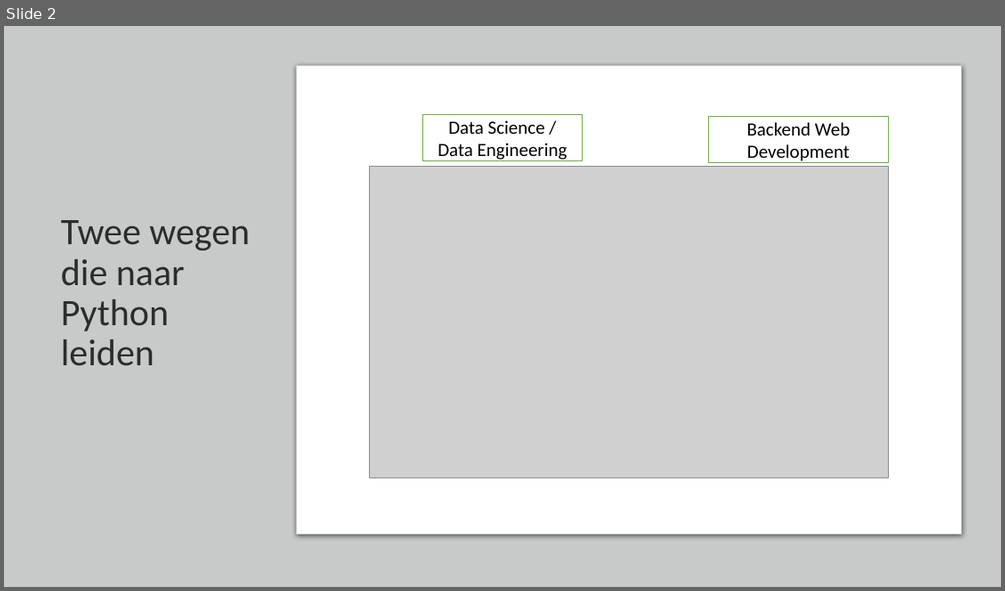
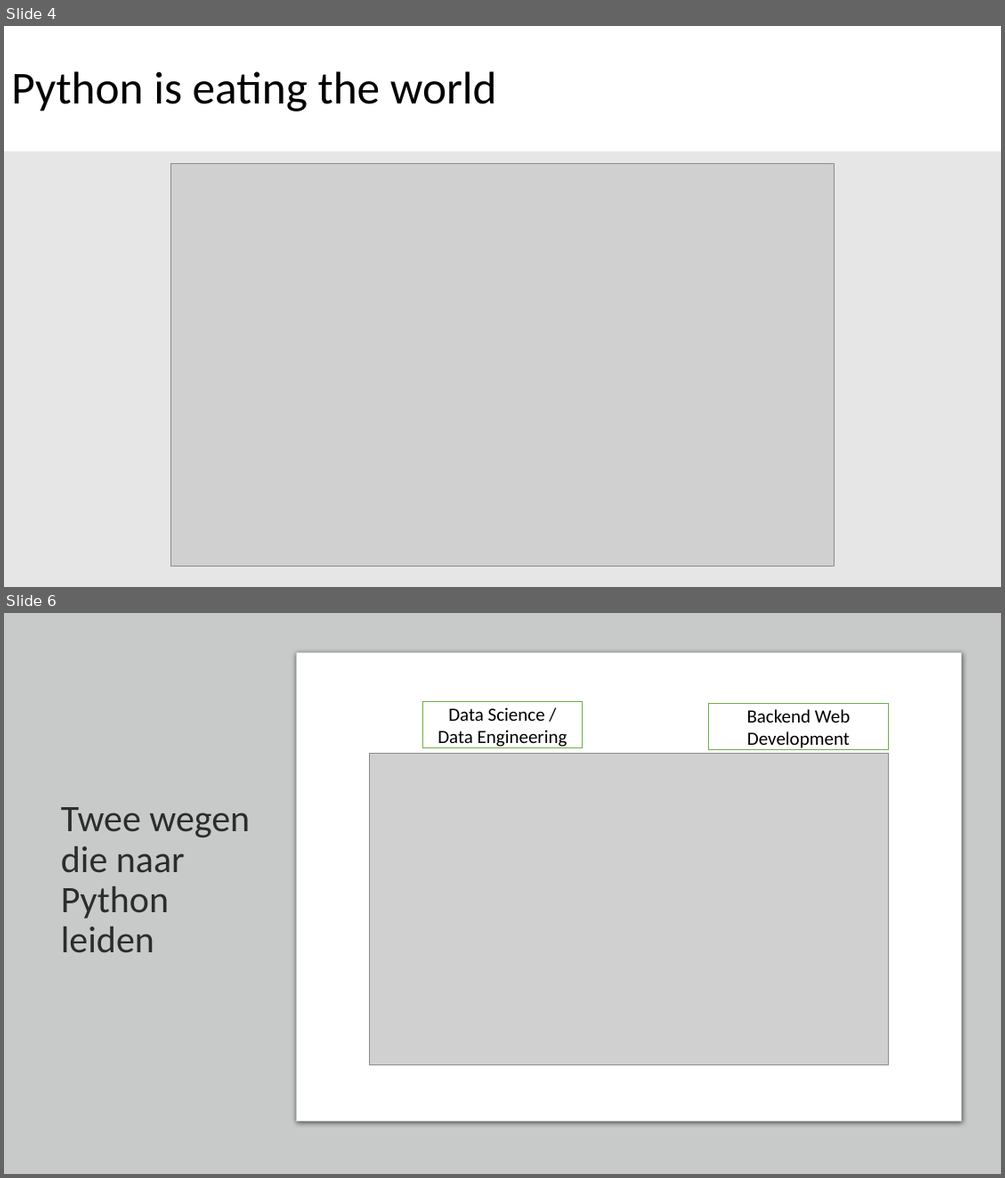
Before and after one commit to SandervandenOord/pandas_training, a slide deck: Pandas_Training_Slides.pptx. Shown one above the other, each under a label of ours: slide 2 before the commit, slides 4 and 6 after it; the slides between them are not shown. The pictures are 1005x591 and 1005x1178 pixels, drawn with LibreOffice and Linux fonts; fonts in the diff are those of the drawing; grey boxes stand for pictures. Boxes give left, top, right and bottom in pixels: in the first picture for what was removed or moved away, otherwise in the second. Text is boxed around its words. In the diff, an @@ line names an element or a change of style, - is before the commit and + after.

Commit message:
added slides on why pandas and python

```diff
--- a/Pandas_Training_Slides.pptx
+++ b/Pandas_Training_Slides.pptx
@@ slide 4 added at (4,26,1001,587), background #E7E6E6 @@
@@ title added at (4,26,1001,151), fill #FFFFFF, 44 pt, text #000000 @@
+Python is eating the world
@@ picture added at (170,163,834,565) @@
@@ what was slide 2 is now slide 6 @@
```
Also in this commit, not shown: 4 other slides added.
